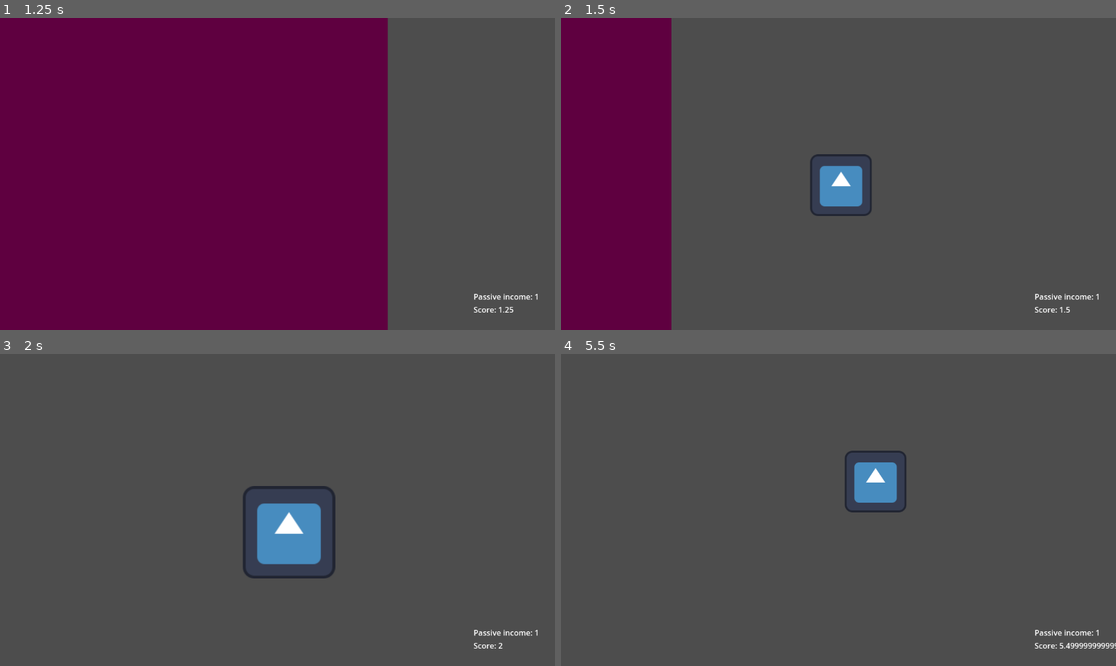
Above: before the commit, frames 1-4 (two rows, left to right).
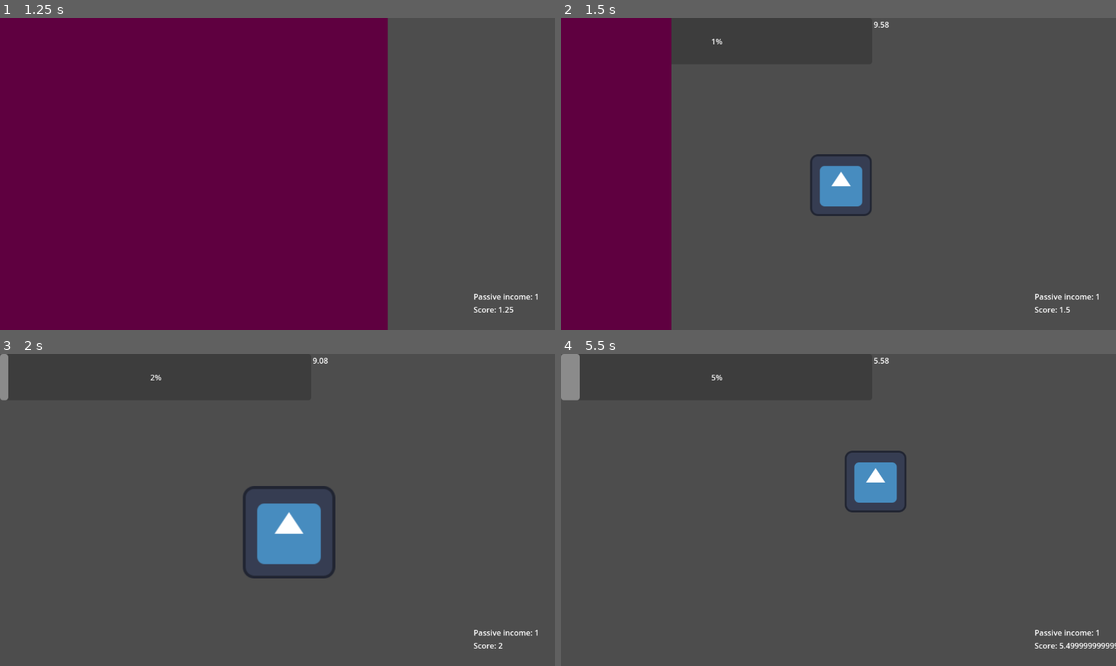
Above: after the commit, the same moments.

Repository: karasikrus/cozy-spring-jam-2024
Game: Godot game, scene res://scenes/menu/main_menu.tscn
The game is run twice, just before and just after one commit, with the same random seed, the same clock (stepped at 60 frames per second) and the same inputs. The engine's default icon, where the game draws it, is replaced by a stand-in: a white triangle on a blue panel in a dark square.
Inputs (mouse positions are in pixels of both pictures, inside the frame that each line leads up to):
- Up to frame 1 (1.25 s): click "Play" at 0.5 s
- Up to frame 2 (1.5 s): move the mouse to (838, 177) at 1.27 s; click (838, 177) at 1.35 s
- Up to frame 3 (2 s): no input
- Up to frame 4 (5.5 s): move the mouse to (727, 525) at 2.02 s; click (727, 525) at 2.1 s; move the mouse to (894, 441) at 2.77 s; click (894, 441) at 2.85 s; move the mouse to (810, 572) at 3.52 s; click (810, 572) at 3.6 s; move the mouse to (1005, 556) at 4.27 s; click (1005, 556) at 4.35 s; move the mouse to (672, 463) at 5.02 s; click (672, 463) at 5.1 s

Frame 1 is identical in both runs. In frame 2, less than 0.1% of the frame differs, in the area x 27-60%, y 1-9%; in frame 3, 0.3%; in frame 4, 0.6%, in the area x 0-60%, y 0-15%.

Commit message:
added level manager

Diff:
--- a/project.godot
+++ b/project.godot
@@ -19,6 +19,7 @@
 
 SceneTransition="*res://scenes/autoload/scene_transition.tscn"
 HoneyManager="*res://scenes/autoload/honey_manager.gd"
+LevelManager="*res://scenes/autoload/level_manager.gd"
 
 [input]
 
--- a/scenes/autoload/honey_manager.gd
+++ b/scenes/autoload/honey_manager.gd
@@ -4,7 +4,7 @@
 var passive_income : float = 1.0
 var click_base_modifier : float = 1.5
 var click_base_value : float = 1.0
-
+var total_honey_on_current_level : float = 0.0 #(dsmoliakov): being also updated from level manager
 #var delta_cumsum = 0.0
 #var period_sec = 0.2
 
@@ -13,7 +13,9 @@
 # price: base * size_modifier
 
 func click():
-	current_honey += click_base_value * click_base_modifier
+	var honey_to_add_on_click = click_base_value * click_base_modifier
+	current_honey += honey_to_add_on_click
+	total_honey_on_current_level += honey_to_add_on_click
 
 # Called when the node enters the scene tree for the first time.
 func _ready():
@@ -22,7 +24,12 @@
 
 # Called every frame. 'delta' is the elapsed time since the previous frame.
 func _process(delta):
-	current_honey += passive_income * delta
+	var honey_to_add : float = 0.0
+	honey_to_add += passive_income * delta
+	#(dsmoliakov): splitting current_honey and total honey to keep track of level progression
+	current_honey += honey_to_add
+	total_honey_on_current_level += honey_to_add
+	#current_honey += passive_income * delta
 	#delta_cumsum += delta;
 ## NOTE(akumanory): Add passive income once in period
 	#if delta_cumsum >= period_sec:
--- /dev/null
+++ b/scenes/autoload/level_manager.gd
@@ -0,0 +1,45 @@
+extends Node
+
+var lvlsHoneyLimits = [100, 1000, 5000, 10000, 20000, 30000, 40000]
+var lvlsTimeLimits =  [ 10,   20,   30,    40,    50,    60,    70]
+var currentLevel: int = 0
+var levelTimer: Timer = null
+
+
+signal start_next_level_signal
+signal game_over
+# Called when the node enters the scene tree for the first time.
+func _ready():
+
+	pass # Replace with function body.
+
+func start_first_level():
+	levelTimer = Timer.new()
+	levelTimer.connect("timeout", finalize_current_level)
+	levelTimer.autostart = true
+	add_child(levelTimer)
+	levelTimer.start(lvlsTimeLimits[currentLevel])
+
+
+func finalize_current_level():
+	if(is_passed_level_limits()):
+		start_next_level()
+	else:
+		game_over.emit()
+	pass
+
+func start_next_level():
+	HoneyManager.total_honey_on_current_level -= lvlsHoneyLimits[currentLevel]
+	currentLevel += 1
+	levelTimer.start(lvlsTimeLimits[currentLevel])
+	start_next_level_signal.emit()
+
+func current_level_progress()->float:
+	var levelProgress = clamp(HoneyManager.total_honey_on_current_level / lvlsHoneyLimits[currentLevel], 0.0, 1.0)
+	return levelProgress
+
+func is_passed_level_limits()->bool:
+	return HoneyManager.total_honey_on_current_level > lvlsHoneyLimits[currentLevel]
+# Called every frame. 'delta' is the elapsed time since the previous frame.
+func _process(delta):
+	pass
--- /dev/null
+++ b/scenes/level_progress/level_progress.gd
@@ -0,0 +1,15 @@
+extends Control
+
+var progressBar: ProgressBar = null
+var timerLabel: RichTextLabel = null
+# Called when the node enters the scene tree for the first time.
+func _ready():
+	progressBar = ($ProgressBar as ProgressBar)
+	timerLabel = ($TimerLabel as RichTextLabel)
+	pass # Replace with function body.
+
+
+# Called every frame. 'delta' is the elapsed time since the previous frame.
+func _process(delta):
+	progressBar.value = LevelManager.current_level_progress() * 100.0
+	timerLabel.text = str(LevelManager.levelTimer.time_left).pad_decimals(2)
--- /dev/null
+++ b/scenes/level_progress/level_progress.tscn
@@ -0,0 +1,20 @@
+[gd_scene load_steps=2 format=3 uid="uid://bmmgritrauvj6"]
+
+[ext_resource type="Script" path="res://scenes/level_progress/level_progress.gd" id="1_qq7gy"]
+
+[node name="LevelProgress" type="Control"]
+layout_mode = 3
+anchors_preset = 0
+script = ExtResource("1_qq7gy")
+
+[node name="ProgressBar" type="ProgressBar" parent="."]
+layout_mode = 0
+offset_right = 646.0
+offset_bottom = 96.0
+
+[node name="TimerLabel" type="RichTextLabel" parent="."]
+layout_mode = 0
+offset_left = 649.0
+offset_top = 2.0
+offset_right = 821.0
+offset_bottom = 91.0
--- a/scenes/main/main.tscn
+++ b/scenes/main/main.tscn
@@ -1,8 +1,9 @@
-[gd_scene load_steps=4 format=3 uid="uid://bl7kmv1cyrida"]
+[gd_scene load_steps=5 format=3 uid="uid://bl7kmv1cyrida"]
 
 [ext_resource type="Script" path="res://scenes/main/main.gd" id="1_1lwff"]
 [ext_resource type="PackedScene" uid="uid://bb7j2lqtjtg2h" path="res://scenes/bee/bee.tscn" id="1_nprhd"]
 [ext_resource type="PackedScene" uid="uid://bo4vb0kd6ssbi" path="res://scenes/honey_score/honey_score.tscn" id="2_pv3ry"]
+[ext_resource type="PackedScene" uid="uid://bmmgritrauvj6" path="res://scenes/level_progress/level_progress.tscn" id="3_4wqsc"]
 
 [node name="Main" type="Node2D"]
 script = ExtResource("1_1lwff")
@@ -10,6 +11,8 @@
 [node name="Bee" parent="." instance=ExtResource("1_nprhd")]
 position = Vector2(576, 324)
 
+[node name="LevelProgress" parent="." instance=ExtResource("3_4wqsc")]
+
 [node name="HoneyScore" parent="." instance=ExtResource("2_pv3ry")]
 offset_left = 983.0
 offset_top = 567.0
--- a/scenes/menu/main_menu.gd
+++ b/scenes/menu/main_menu.gd
@@ -14,6 +14,7 @@
 	await SceneTransition.transition_halfway
 	get_tree().change_scene_to_file("res://scenes/main/main.tscn")
 	SceneTransition.open_screen()
+	LevelManager.start_first_level()
 
 
 func on_options_pressed():
